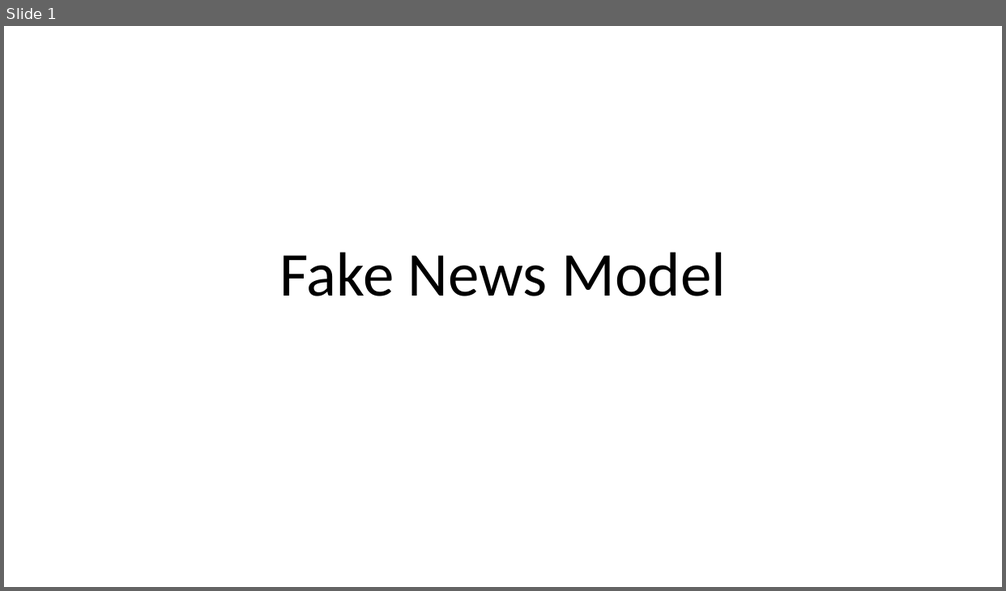
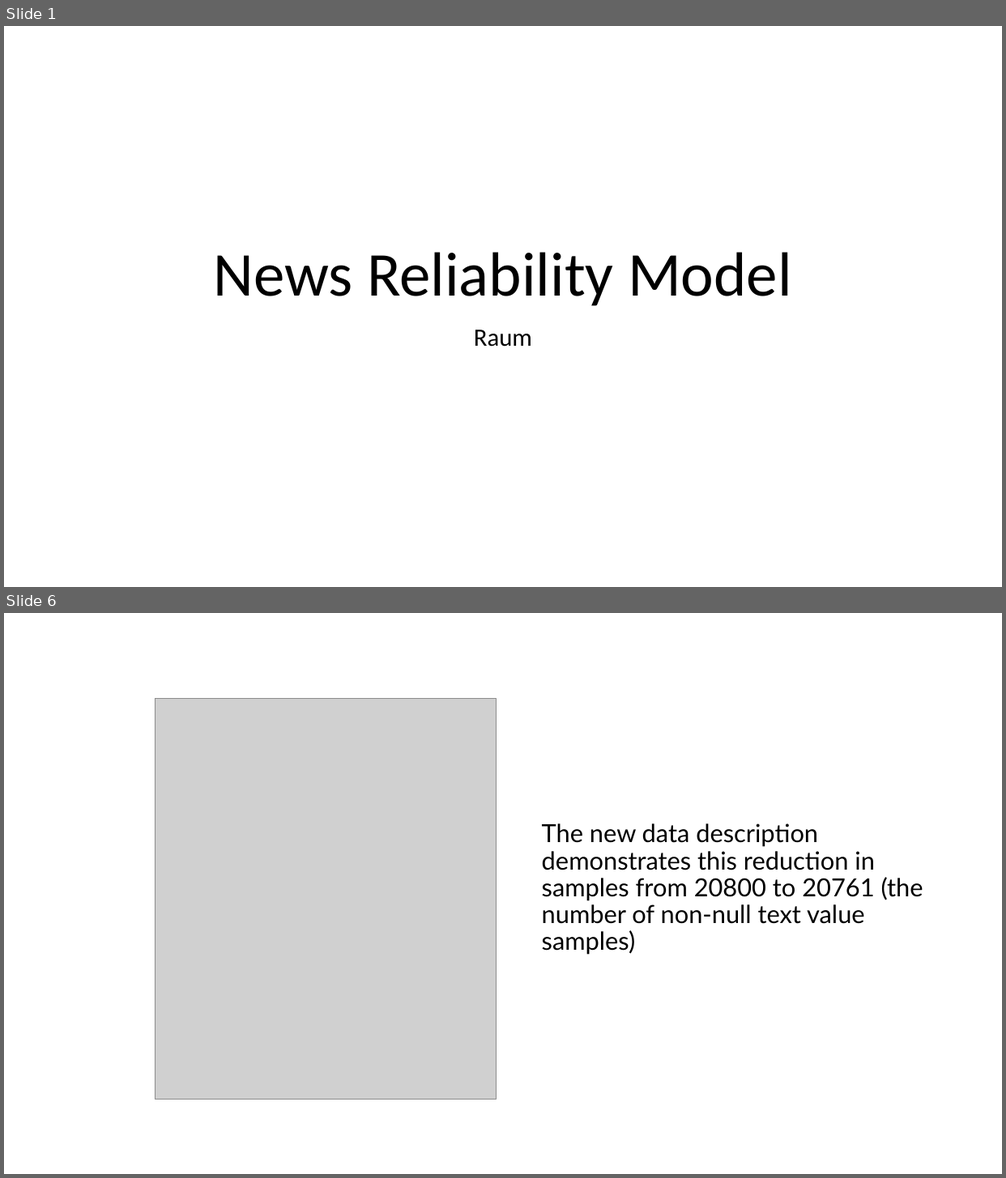
Before and after one commit to raum30/fake-news, a slide deck: presentation.pptx. Shown one above the other, each under a label of ours: slide 1 before the commit, slides 1 and 6 after it; the slides between them are not shown. The pictures are 1006x591 and 1006x1178 pixels, drawn with LibreOffice and Linux fonts; fonts in the diff are those of the drawing; grey boxes stand for pictures. Boxes give left, top, right and bottom in pixels: in the first picture for what was removed or moved away, otherwise in the second. Text is boxed around its words. In the diff, an @@ line names an element or a change of style, - is before the commit and + after.

```diff
--- a/presentation.pptx
+++ b/presentation.pptx
@@ slide 6 added at <box>4,613,1002,1174</box>, background #FFFFFF @@
@@ picture added at <box>155,699,496,1100</box> @@
@@ text added at <box>542,824,923,955</box>, 24 pt, text #000000 @@
+The new data description demonstrates this reduction in samples from 20800 to 20761 (the number of non-null text value samples)
@@ slide 1 changed as well @@
@@ title at <box>213,252,792,306</box>: text changed @@
-Fake News Model
+News Reliability Model
@@ subtitle added at <box>474,330,532,347</box>, 24 pt, text #000000 @@
+Raum
```
Also in this commit, not shown: 23 other slides added, 1 slide removed, 1 other file.
